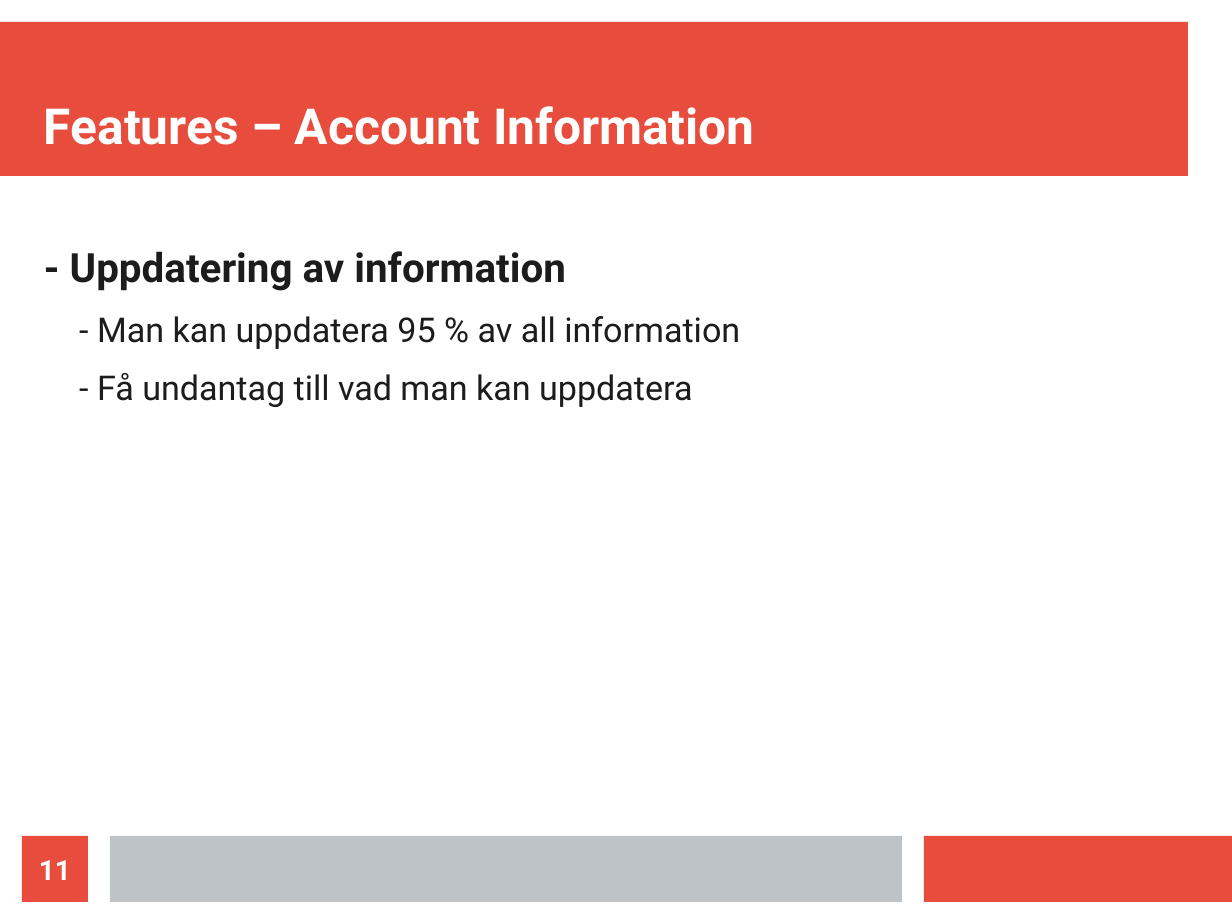
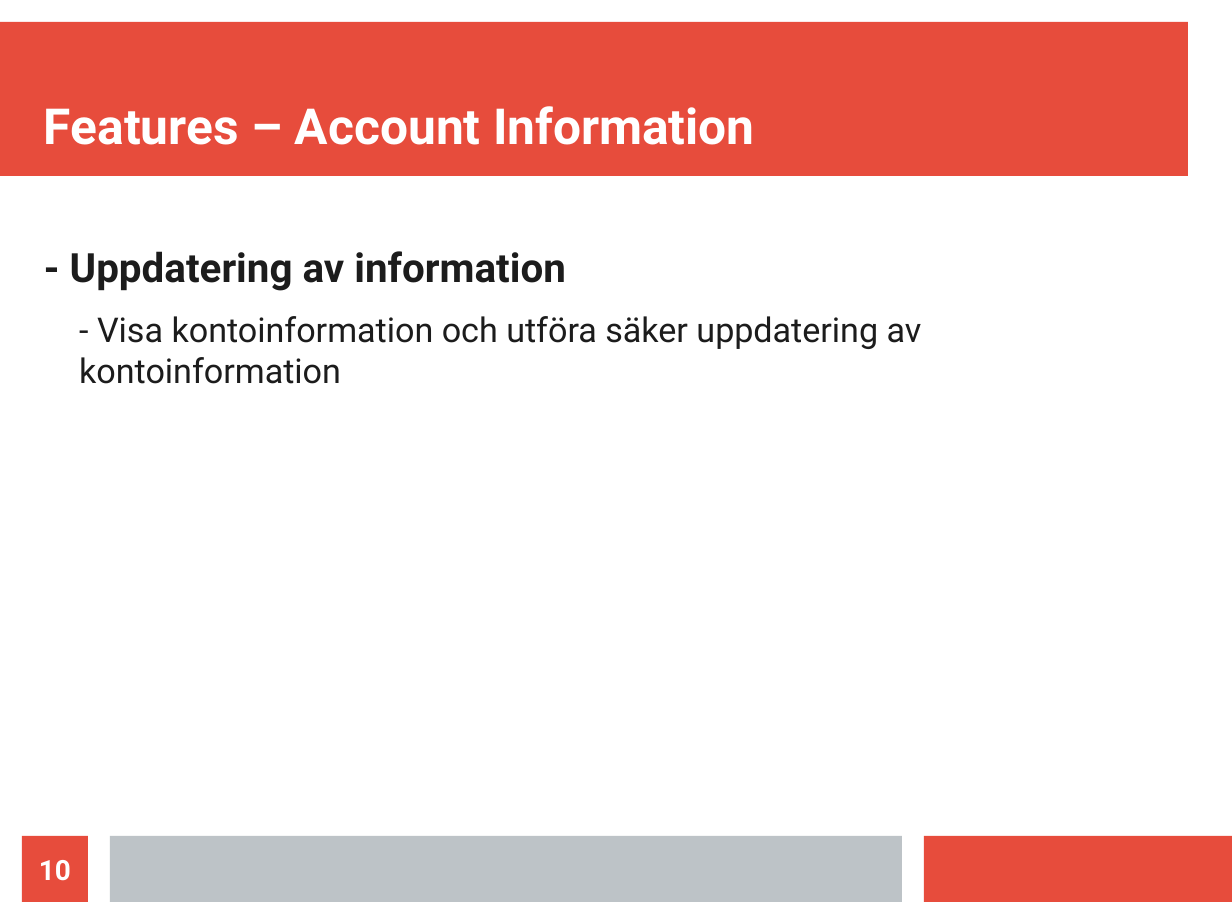
Before and after one commit to Nastynick/NewProject, a slide deck: slide 10 of Project2/Resources/Powerpoint project2.odp (slide 11 before the commit). Drawn at 1232x924 pixels with LibreOffice and Linux fonts; fonts in the diff are those of the drawing. Boxes give left, top, right and bottom in pixels: in the first picture for what was removed or moved away, otherwise in the second. Text is boxed around its words. In the diff, an @@ line names an element or a change of style, - is before the commit and + after.

```diff
--- a/Project2/Resources/Powerpoint project2.odp
+++ b/Project2/Resources/Powerpoint project2.odp
@@ text at [79,316,922,384]: text changed @@
-  - Man kan uppdatera 95 % av all information
-  - Få undantag till vad man kan uppdatera
+  - Visa kontoinformation och utföra säker uppdatering av kontoinformation
@@ page number at [39,860,71,881]: text changed @@
-11
+10
```
Also in this commit, not shown: 5 other slides changed, 1 slide removed, 8 other files.
